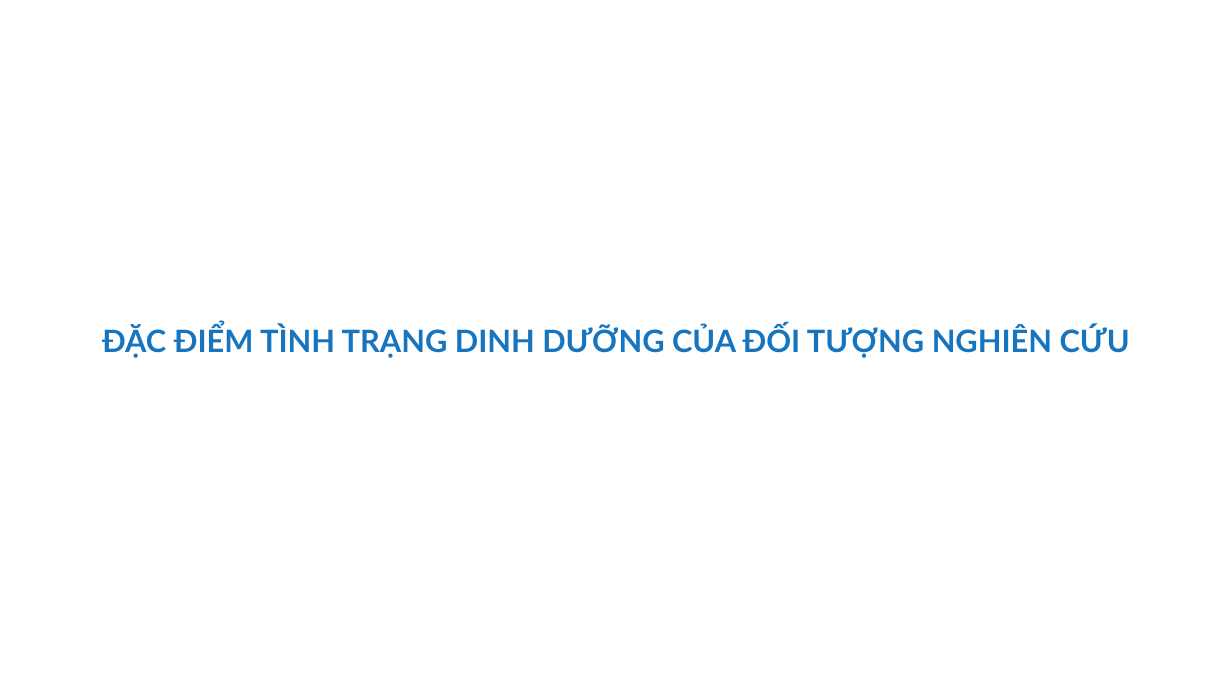
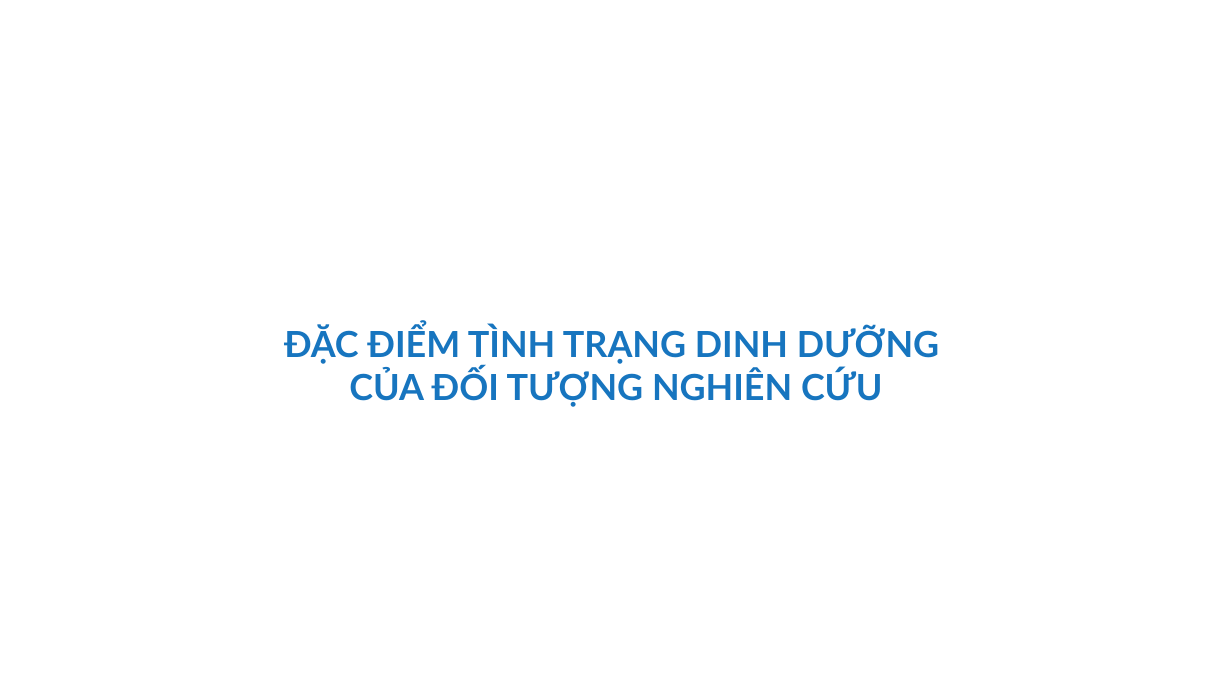
Before and after one commit to MedPocket/HPMUGraduation-thesis, a slide deck: slide 27 of Thuc-trang-va-mot-so-yeu-to-lien-quan-dinh-duong-BN-lao-phoi_Nhat-Nguyen.pptx (slide 19 before the commit). Drawn at 1232x693 pixels with LibreOffice and Linux fonts; fonts in the diff are those of the drawing; background and template pictures are left out. Boxes give left, top, right and bottom in pixels: in the first picture for what was removed or moved away, otherwise in the second. Text is boxed around its words. In the diff, an @@ line names an element or a change of style, - is before the commit and + after.

```diff
--- a/Thuc-trang-va-mot-so-yeu-to-lien-quan-dinh-duong-BN-lao-phoi_Nhat-Nguyen.pptx
+++ b/Thuc-trang-va-mot-so-yeu-to-lien-quan-dinh-duong-BN-lao-phoi_Nhat-Nguyen.pptx
@@ text at <box>284,326,939,407</box>: text changed; size 24 to 28 pt @@
-ĐẶC ĐIỂM TÌNH TRẠNG DINH DƯỠNG CỦA ĐỐI TƯỢNG NGHIÊN CỨU
+ĐẶC ĐIỂM TÌNH TRẠNG DINH DƯỠNG
+CỦA ĐỐI TƯỢNG NGHIÊN CỨU
```
Also in this commit, not shown: 34 other slides changed, 8 slides added, 7 slides removed.
